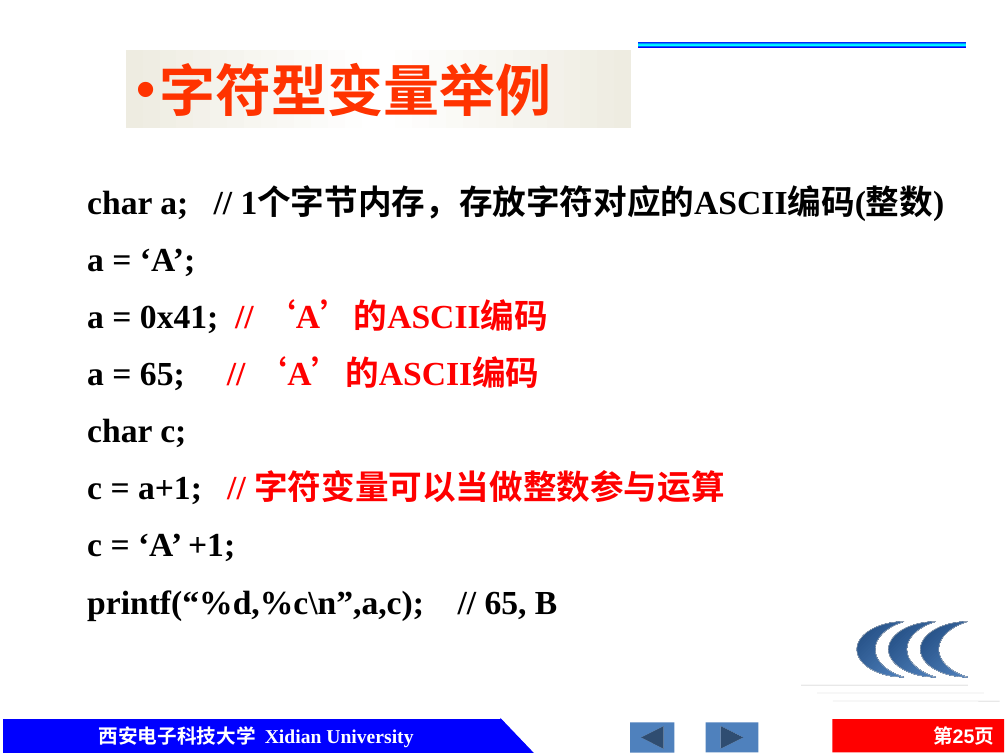
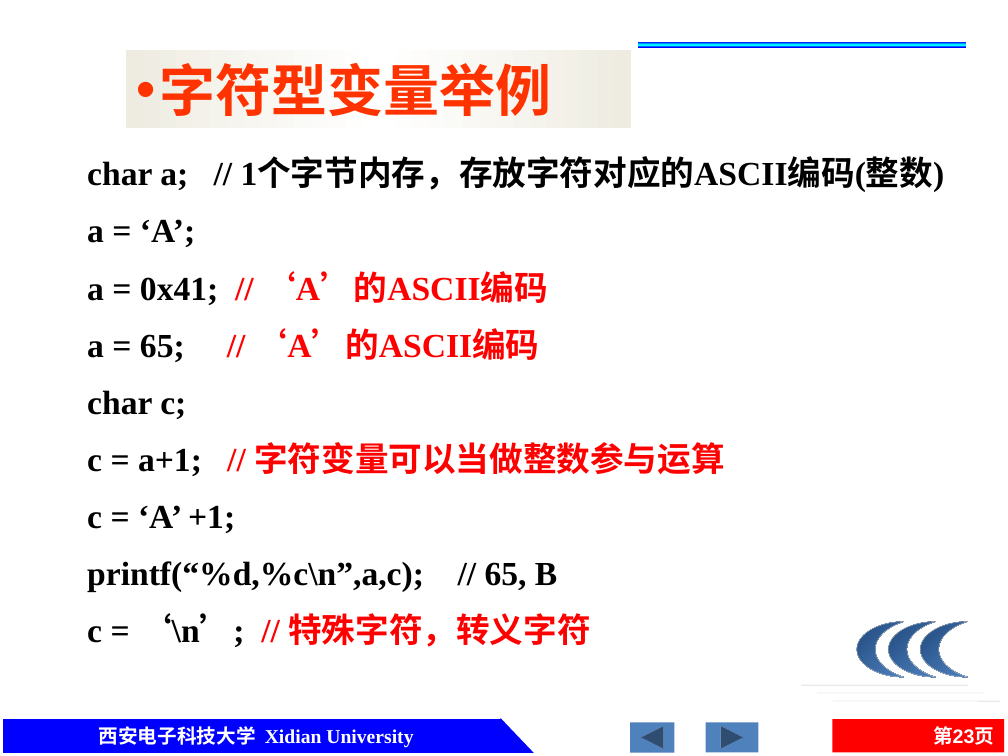
Before and after one commit to jtrfid/C-Repositories, a slide deck: slide 23 of 2016/C语言/课件/第2章 C的基本数据类型及运算.pptx (slide 25 before the commit). Drawn at 1008x756 pixels with LibreOffice and Linux fonts; fonts in the diff are those of the drawing. Boxes give left, top, right and bottom in pixels: in the first picture for what was removed or moved away, otherwise in the second. Text is boxed around its words. In the diff, an @@ line names an element or a change of style, - is before the commit and + after.

```diff
--- a/2016/C语言/课件/第2章 C的基本数据类型及运算.pptx
+++ b/2016/C语言/课件/第2章 C的基本数据类型及运算.pptx
@@ text "char a; // 1个字节内存，存放字符对应的ASCII编码(整数)": place and size @@
-text "char a; // 1个字节内存，存放字符对应的ASCII编码(整数)" at bbox=[87, 187, 945, 620]
+text "char a; // 1个字节内存，存放字符对应的ASCII编码(整数)" at bbox=[87, 159, 945, 647]
@@ text at bbox=[87, 613, 590, 647]: paragraph added @@
+c = ‘\n’; // 特殊字符，转义字符
@@ page number at bbox=[933, 726, 994, 745]: text changed @@
-第25页
+第23页
```
Also in this commit, not shown: 5 other slides changed, 2 slides removed, 2 other files.
